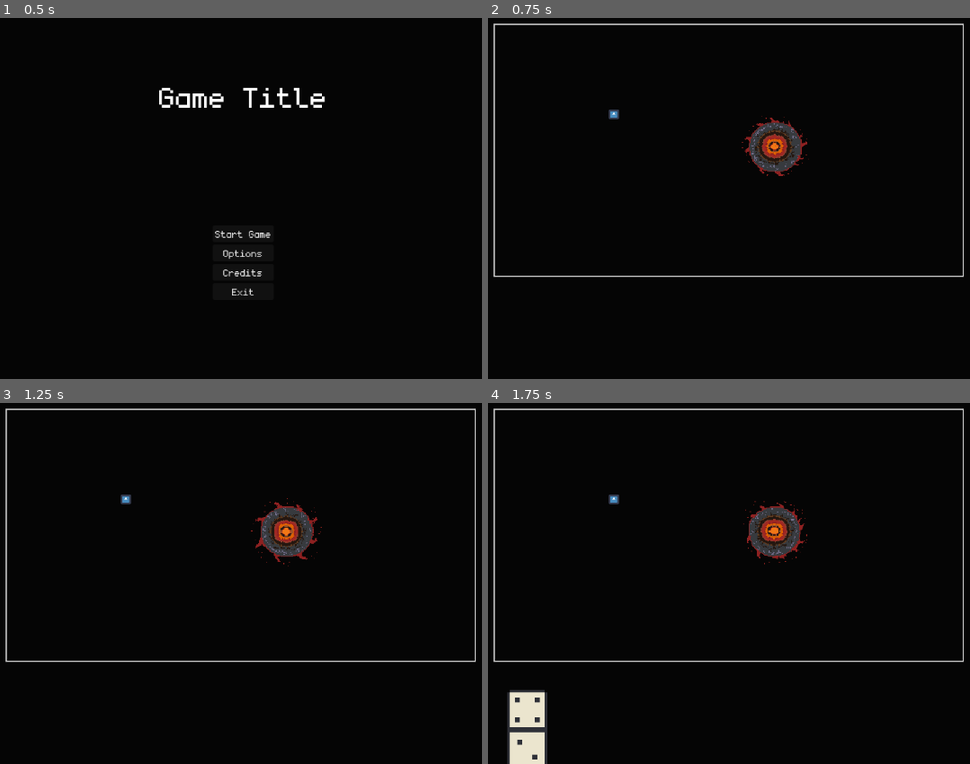
Above: before the commit, frames 1-4 (two rows, left to right).
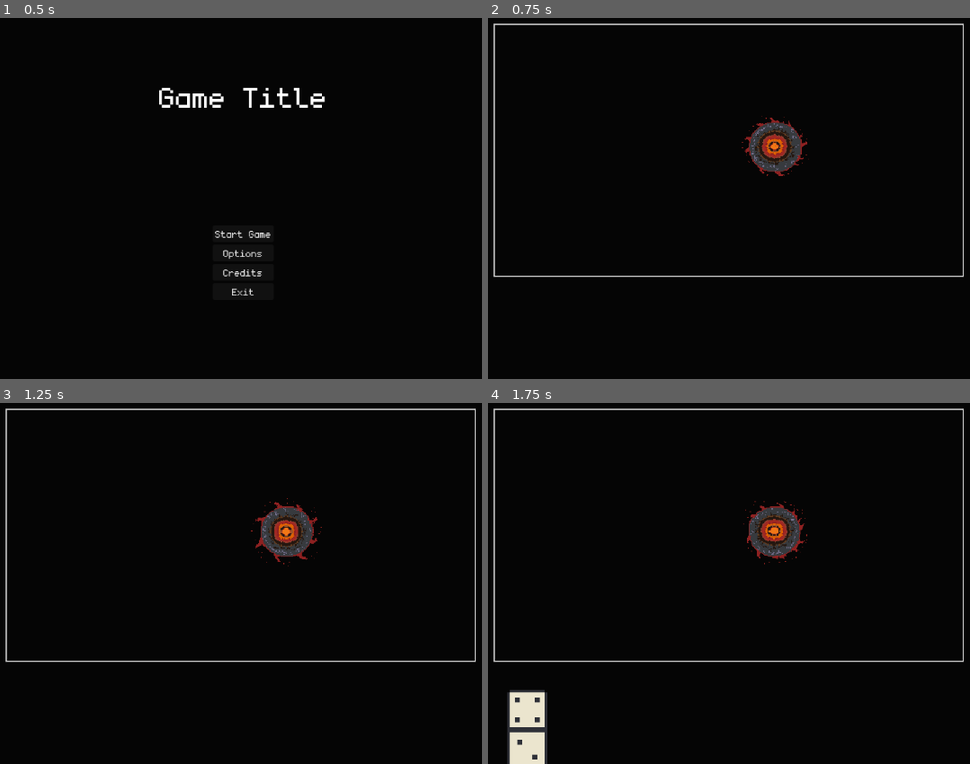
Above: after the commit, the same moments.

Repository: Juanxpeke/GD-BR2024
Game: Godot game, scene res://Core/GUI/MainMenu/main_menu.tscn
Same seed, same stepped clock (60 frames per second), same inputs: the game is played once before the commit and once after it. The engine's default icon, where the game draws it, is replaced by a stand-in: a white triangle on a blue panel in a dark square.
Inputs (mouse positions are in pixels of both pictures, inside the frame that each line leads up to):
- Up to frame 1 (0.5 s): no input
- Up to frame 2 (0.75 s): click "Start Game" at 0.5 s
- Up to frame 3 (1.25 s): no input
- Up to frame 4 (1.75 s): move the mouse to (777, 532) at 1.27 s; press the mouse at (777, 532) at 1.28 s

Frame 1 is identical in both runs. In frame 2, less than 0.1% of the frame differs, in the area x 25-28%, y 25-29%; in frame 3, less than 0.1%; in frame 4, less than 0.1%.

Commit message:
Added tower mana logic

Diff:
--- a/Core/Domino/domino.gd
+++ b/Core/Domino/domino.gd
@@ -97,6 +97,6 @@
 
 # Resets the domino position in the hand
 func reset() -> void:
-	if get_parent() == GameManager.current_world:
+	if get_parent() != GameManager.current_player.hand.dominoes:
 		GameManager.current_player.hand.handle_domino_reset(self)
 	global_position = grab_position
--- a/Core/Entity/entity.gd
+++ b/Core/Entity/entity.gd
@@ -2,7 +2,8 @@
 extends Node2D
 
 signal health_changed
-signal skills_changed(dot : int)
+signal mana_changed(mana_type : GameManager.ManaType)
+signal skills_changed()
 signal dead
 
 @export var health : int = 50
@@ -10,14 +11,21 @@
 
 var current_health : int = health
 
+var current_manas : Array[int] = []
+
 @onready var hand : Hand = %Hand
 
 # Private
 
 # Called when the node enters the scene tree for the first time
 func _ready() -> void:
-	GameManager.match_setted.connect(
-		func(): GameManager.current_match.turn_ended.connect(self._on_turn_ended))
+	current_manas.resize(GameManager.ManaType.size())
+
+	GameManager.match_setted.connect(_on_match_setted)
+
+# Called when the game match is setted
+func _on_match_setted() -> void:
+	GameManager.current_match.turn_ended.connect(_on_turn_ended)
 
 # Called when the current turn ends
 func _on_turn_ended() -> void:
@@ -51,11 +59,34 @@
 
 #endregion
 
+#region Manas
+
+# Gets the current mana of the given type
+func get_current_mana(mana_type : GameManager.ManaType) -> int:
+	return current_manas[mana_type]
+
+# Sets the given amount to the current mana of the given type
+func set_current_mana(amount : int, mana_type : GameManager.ManaType) -> void:
+	current_manas[mana_type] = max(amount, 0)
+	mana_changed.emit(mana_type)
+
+# Adds an amount to the current mana of the given type
+func add_current_mana(amount : int, mana_type : GameManager.ManaType) -> void:
+	set_current_mana(current_manas[mana_type] + amount, mana_type)
+	# TODO: Floating number and animation logic (apart from world or skill stuff)
+
+# Subtract an amount from the current mana of the given type
+func subtract_current_mana(amount : int, mana_type : GameManager.ManaType) -> void:
+	set_current_mana(current_manas[mana_type] - amount, mana_type)
+	# TODO: Floating number and animation logic (apart from world or skill stuff)
+
+#endregion
+
 #region Skills
 
-# Sets the given skill to the player for the given dot
-func set_skill(skill : Skill, dot : int) -> void:
-	skills[dot] = skill
-	skills_changed.emit(dot)
+# Adds a skill to the player
+func add_skill(skill : Skill) -> void:
+	skills.append(skill)
+	skills_changed.emit()
 
 #endregion Skills
--- a/Core/Hand/hand.gd
+++ b/Core/Hand/hand.gd
@@ -19,6 +19,7 @@
 		var domino = dominoes.get_child(i)
 		domino.position = Vector2(i * Domino.SPRITE_WIDTH * (1 + DOMINOES_SEPARATION_FACTOR), 0)
 
+
 # Public
 
 # Adds a domino to the hand
--- a/Core/World/Placement/dynamic_placement_component.gd
+++ b/Core/World/Placement/dynamic_placement_component.gd
@@ -38,6 +38,8 @@
 
 	bind_to_domino(domino, inverted)
 
+	get_static_placement_component().domino_placed.emit(domino, GameManager.current_match.get_turn_owner())
+
 # Binds this component to the given domino
 func bind_to_domino(domino : Domino, inverted : bool = false) -> void:
 	bound_domino = domino
@@ -46,3 +48,12 @@
 	global_transform = domino.global_transform
 
 	if inverted: rotate(PI)
+
+# Blocks the placement area in the given direction
+func block_placement_area(direction : Direction) -> void:
+	if direction == Direction.UP and placement_area_up != null:
+		placement_area_up.queue_free()
+	elif direction == Direction.RIGHT and placement_area_right != null:
+		placement_area_right.queue_free()
+	elif placement_area_left != null:
+		placement_area_left.queue_free()
--- a/Core/World/Placement/placement_component.gd
+++ b/Core/World/Placement/placement_component.gd
@@ -1,5 +1,7 @@
 class_name PlacementComponent
 extends Node2D
+
+enum Direction { UP, RIGHT, DOWN, LEFT }
 
 var dot : int = 0
 
@@ -22,3 +24,7 @@
 # Places the given domino in the given placement area
 func place_domino(domino : Domino, placement_area : PlacementArea, inverted : bool = false) -> void:
 	pass
+
+# Blocks the placement area in the given direction
+func block_placement_area(direction : Direction) -> void:
+	pass
--- a/Core/World/Placement/static_placement_component.gd
+++ b/Core/World/Placement/static_placement_component.gd
@@ -1,5 +1,7 @@
 class_name StaticPlacementComponent
 extends PlacementComponent
+
+signal domino_placed(domino : Domino, entity : Entity)
 
 @export var dynamic_placement_component_scene : PackedScene
 
@@ -43,3 +45,16 @@
 
 	PlacementManager.unqueue_placement_area(placement_area)
 	placement_area.queue_free()
+
+	domino_placed.emit(domino, GameManager.current_match.get_turn_owner())
+
+# Blocks the placement area in the given direction
+func block_placement_area(direction : Direction) -> void:
+	if direction == Direction.UP and placement_area_up != null:
+		placement_area_up.queue_free()
+	elif direction == Direction.RIGHT and placement_area_right != null:
+		placement_area_right.queue_free()
+	elif direction == Direction.DOWN and placement_area_down != null:
+		placement_area_down.queue_free()
+	elif placement_area_left != null:
+		placement_area_left.queue_free()
--- a/Core/World/Tower/tower.gd
+++ b/Core/World/Tower/tower.gd
@@ -2,6 +2,11 @@
 extends Node2D
 
 @export var mana_type : GameManager.ManaType = GameManager.ManaType.ARCANE
+
+@export var placement_area_up_blocked : bool = false
+@export var placement_area_right_blocked : bool = false
+@export var placement_area_down_blocked : bool = false
+@export var placement_area_left_blocked : bool = false
 
 @onready var placement_component := %StaticPlacementComponent
 @onready var sprite := %Sprite
@@ -11,9 +16,26 @@
 # Called when the node enters the scene tree for the first time
 func _ready() -> void:
 	_update_mana_type_data()
+	_update_placement_areas()
+
+	placement_component.domino_placed.connect(_on_domino_placed)
+
+# Called when a domino is placed in the tower placement component
+func _on_domino_placed(domino : Domino, entity : Entity) -> void:
+	print('Tower domino placed by ', entity.name)
+	entity.add_current_mana(1, mana_type)
+	print(entity.current_manas)
 
 # Updates the tower data from its mana type
 func _update_mana_type_data() -> void:
 	pass
 
+# Updates the tower placement areas
+func _update_placement_areas() -> void:
+	if placement_area_up_blocked: placement_component.block_placement_area(PlacementComponent.Direction.UP)
+	if placement_area_right_blocked: placement_component.block_placement_area(PlacementComponent.Direction.RIGHT)
+	if placement_area_down_blocked: placement_component.block_placement_area(PlacementComponent.Direction.DOWN)
+	if placement_area_left_blocked: placement_component.block_placement_area(PlacementComponent.Direction.LEFT)
+
+
 # Public
--- a/Core/World/world.tscn
+++ b/Core/World/world.tscn
@@ -23,6 +23,11 @@
 [node name="Deck" parent="." instance=ExtResource("3_ivd2o")]
 unique_name_in_owner = true
 position = Vector2(691, 316)
+
+[node name="Tower" parent="." instance=ExtResource("3_rdh5i")]
+position = Vector2(-495, 94)
+placement_area_up_blocked = true
+placement_area_left_blocked = true
 
 [node name="TopLayer" type="CanvasLayer" parent="."]
 
@@ -65,6 +70,3 @@
 [node name="CollisionShape" type="CollisionShape2D" parent="TopLayer/LeftMovementArea"]
 position = Vector2(-40, 0)
 shape = SubResource("RectangleShape2D_vlmx3")
-
-[node name="Tower" parent="." instance=ExtResource("3_rdh5i")]
-position = Vector2(293, 231)
Not shown, added: Core/Match/matE268.tmp
